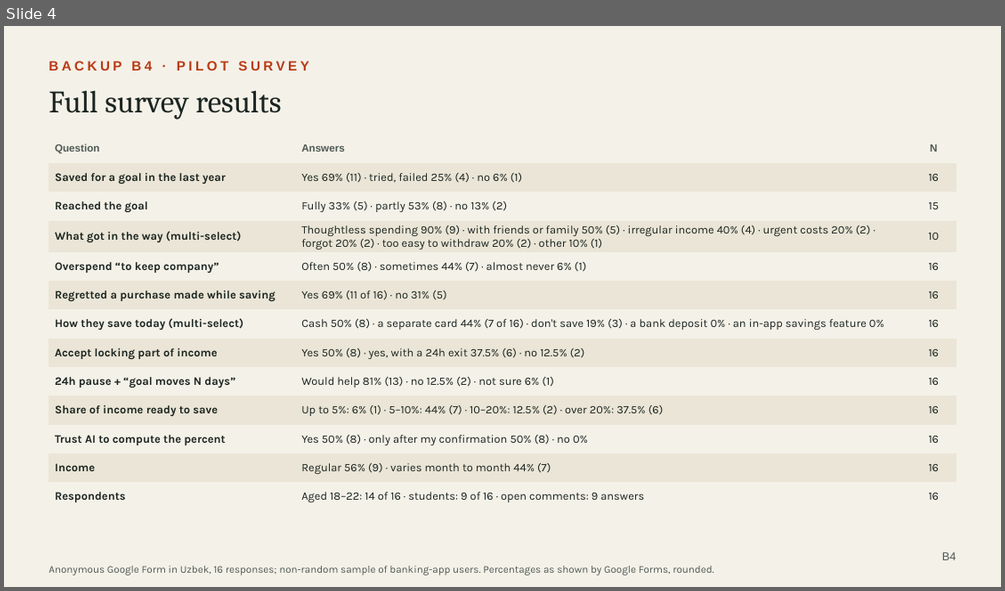
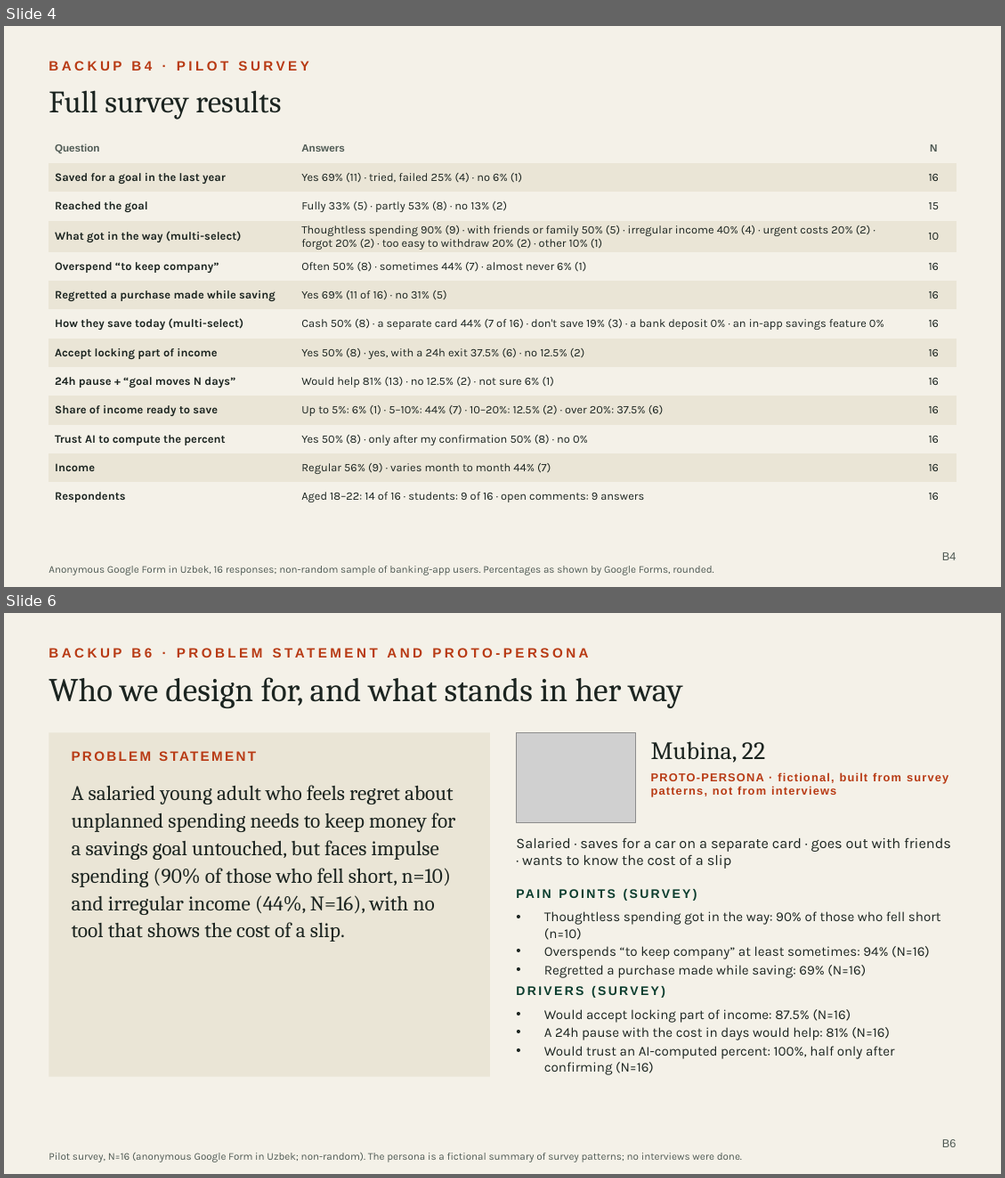
Before and after one commit to quixtorm/Goalie, a slide deck: pitch/Goalie_backup.pptx. Shown one above the other, each under a label of ours: slide 4 before the commit, slides 4 and 6 after it; the slides between them are not shown. The pictures are 1005x591 and 1005x1178 pixels, drawn with LibreOffice and Linux fonts; fonts in the diff are those of the drawing; grey boxes stand for pictures. Boxes give left, top, right and bottom in pixels: in the first picture for what was removed or moved away, otherwise in the second. Text is boxed around its words. In the diff, an @@ line names an element or a change of style, - is before the commit and + after.

```diff
--- a/pitch/Goalie_backup.pptx
+++ b/pitch/Goalie_backup.pptx
@@ slide 6 added at (4, 613, 1001, 1174), background #F4F1E8 @@
@@ text added at (48, 644, 722, 666), 13 pt, text #B83A14, bold @@
+BACKUP B6 · PROBLEM STATEMENT AND PROTO-PERSONA
@@ text added at (48, 677, 683, 708), 32 pt, text #1B2420 @@
+Who we design for, and what stands in her way
@@ rectangle added at (48, 732, 490, 1077), fill #EAE5D6 @@
@@ picture added at (517, 732, 636, 822) @@
@@ text added at (651, 741, 765, 763), 24 pt, text #1B2420 @@
+Mubina, 22
@@ text added at (72, 747, 468, 770), 13 pt, text #B83A14, bold @@
+PROBLEM STATEMENT
@@ text added at (651, 772, 948, 797), 11 pt, text #B83A14, bold @@
+PROTO-PERSONA · fictional, built from survey patterns, not from interviews
@@ text added at (72, 785, 456, 941), 20 pt, text #1B2420 @@
+A salaried young adult who feels regret about unplanned spending needs to keep money for a savings goal untouched, but faces impulse spending (90% of those who fell short, n=10) and irregular income (44%, N=16), with no tool that shows the cost of a slip.
@@ text added at (516, 837, 951, 868), 14 pt, text #1B2420 @@
+Salaried · saves for a car on a separate card · goes out with friends · wants to know the cost of a slip
@@ text added at (517, 886, 956, 907), 12 pt, text #0B3D2E, bold @@
+PAIN POINTS (SURVEY)
@@ text added at (544, 911, 941, 978), 13 pt, text #1B2420 @@
+• Thoughtless spending got in the way: 90% of those who fell short (n=10)
+• Overspends “to keep company” at least sometimes: 94% (N=16)
+• Regretted a purchase made while saving: 69% (N=16)
@@ text added at (516, 986, 665, 997), 12 pt, text #0B3D2E, bold @@
+DRIVERS (SURVEY)
@@ text added at (544, 1009, 894, 1075), 13 pt, text #1B2420 @@
+• Would accept locking part of income: 87.5% (N=16)
+• A 24h pause with the cost in days would help: 81% (N=16)
+• Would trust an AI-computed percent: 100%, half only after confirming (N=16)
@@ text added at (942, 1139, 956, 1147), 11 pt, text #4F5A54 @@
+B6
@@ text added at (48, 1151, 742, 1162), 10 pt, text #4F5A54 @@
+Pilot survey, N=16 (anonymous Google Form in Uzbek; non-random). The persona is a fictional summary of survey patterns; no interviews were done.
```
Also in this commit, not shown: 2 other slides added, 4 other files.
